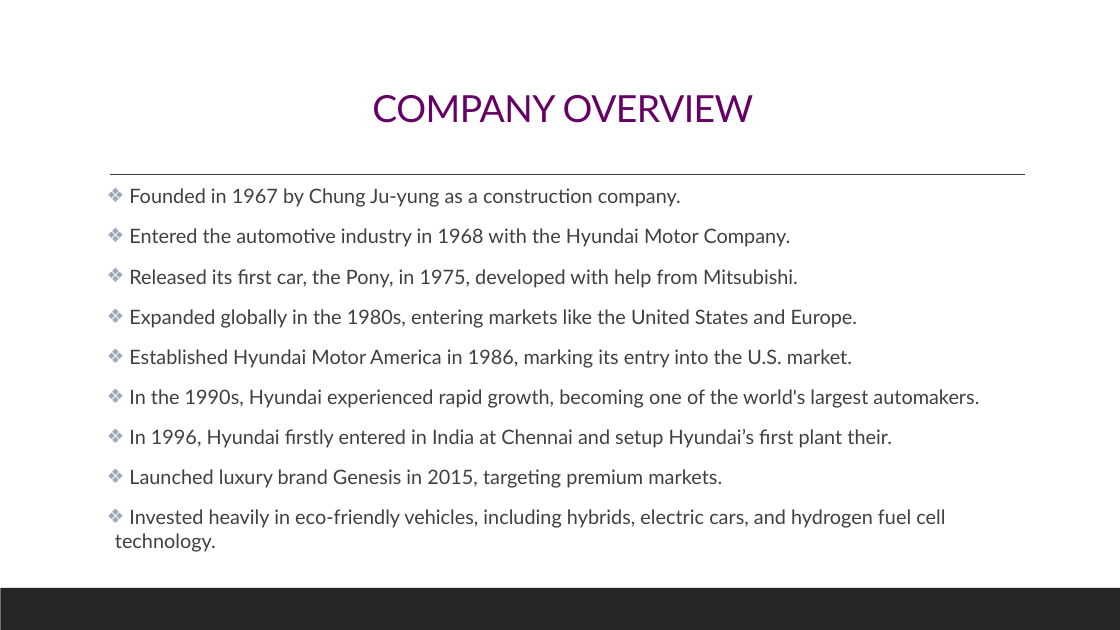
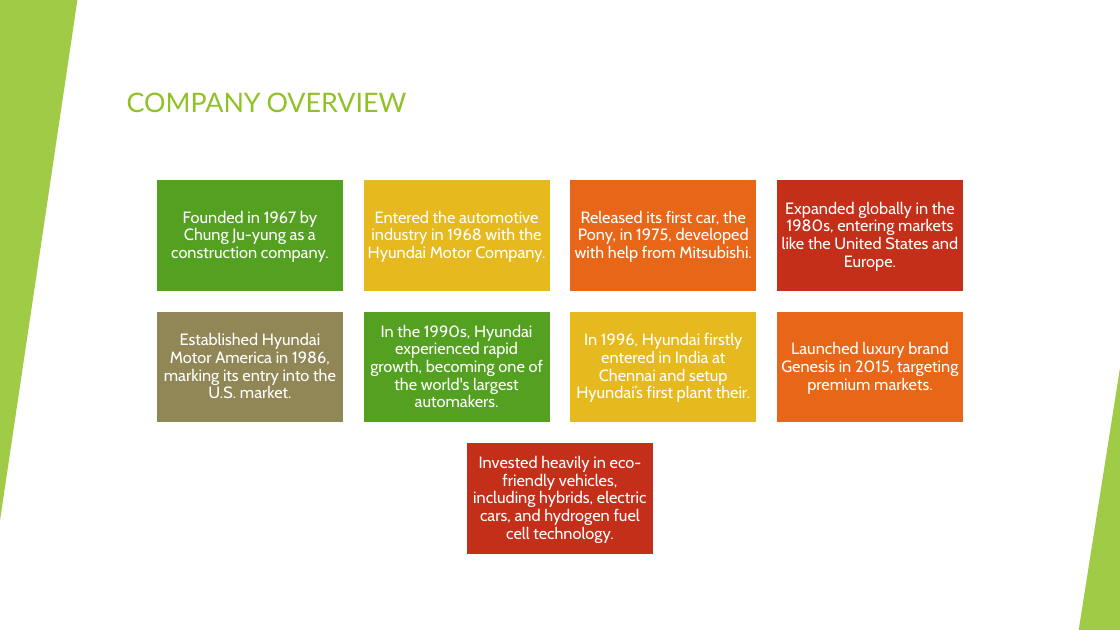
Before and after one commit to arjunrajput4638/ASHU, a slide deck: slide 3 of MB050_SAKSHI.pptx. Drawn at 1120x630 pixels with LibreOffice and Linux fonts; fonts in the diff are those of the drawing. Boxes give left, top, right and bottom in pixels: in the first picture for what was removed or moved away, otherwise in the second. Text is boxed around its words. In the diff, an @@ line names an element or a change of style, - is before the commit and + after.

```diff
--- a/MB050_SAKSHI.pptx
+++ b/MB050_SAKSHI.pptx
@@ rectangle added at <box>0,0,1120,630</box>, fill #FFFFFF @@
@@ triangle added at <box>0,0,77,521</box>, fill #90C226 at 85% opacity @@
@@ title "COMPANY OVERVIEW": place and size @@
-title "COMPANY OVERVIEW" at <box>372,95,754,123</box>
+title "COMPANY OVERVIEW" at <box>127,92,407,112</box>
@@ title "COMPANY OVERVIEW" at <box>127,92,407,112</box>: size 32 to 23 pt, text colour #660066 to #90C226, letter spacing -0.5 to 0 pt; alignment centre to left; vertical alignment bottom to top @@
@@ line removed from (110, 175) to (1026, 175) @@
@@ text removed at <box>115,188,979,552</box> @@
-❖ Founded in 1967 by Chung Ju-yung as a construction company.
-❖ Entered the automotive industry in 1968 with the Hyundai Motor Company.
-❖ Released its first car, the Pony, in 1975, developed with help from Mitsubishi.
-❖ Expanded globally in the 1980s, entering markets like the United States and Europe.
-❖ Established Hyundai Motor America in 1986, marking its entry into the U.S. market.
-❖ In the 1990s, Hyundai experienced rapid growth, becoming one of the world's largest automakers.
-❖ In 1996, Hyundai firstly entered in India at Chennai and setup Hyundai’s first plant their.
-❖ Launched luxury brand Genesis in 2015, targeting premium markets.
-❖ Invested heavily in eco-friendly vehicles, including hybrids, electric cars, and hydrogen fuel cell technology.
@@ group added at <box>0,0,1120,630</box>: 5 freeform shapes, 3 triangles, 2 lines @@
@@ triangle added at <box>1079,369,1120,630</box>, fill #90C226 at 85% opacity @@
@@ group added at <box>156,179,965,555</box>: 9 rectangles, 9 texts @@
+Founded in 1967 by Chung Ju-yung as a construction company.
+Entered the automotive industry in 1968 with the Hyundai Motor Company.
+Released its first car, the Pony, in 1975, developed with help from Mitsubishi.
+Expanded globally in the 1980s, entering markets like the United States and Europe.
+Established Hyundai Motor America in 1986, marking its entry into the U.S. market.
+In the 1990s, Hyundai experienced rapid growth, becoming one of the world's largest automakers.
+In 1996, Hyundai firstly entered in India at Chennai and setup Hyundai’s first plant their.
+Launched luxury brand Genesis in 2015, targeting premium markets.
+Invested heavily in eco-friendly vehicles, including hybrids, electric cars, and hydrogen fuel cell technology.
@@ rectangle removed at <box>0,588,1120,630</box> @@
```
Also in this commit, not shown: 12 other slides changed, 1 slide added, 1 slide removed.
